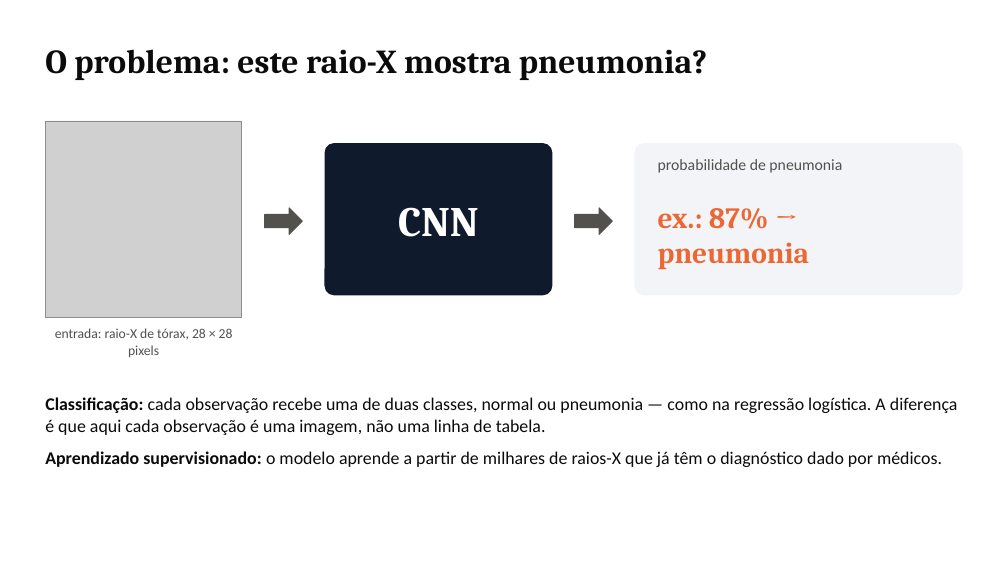
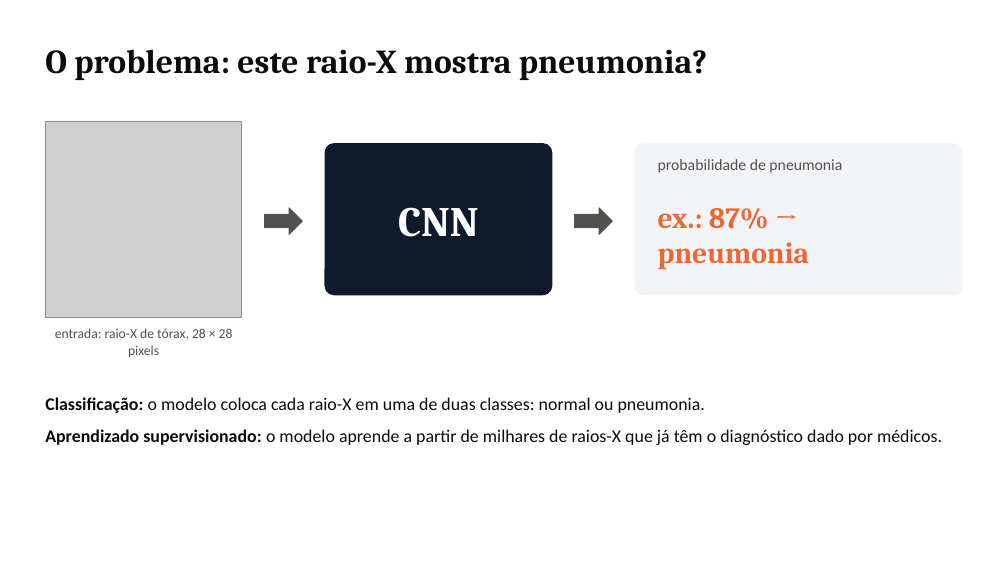
Before and after one commit to DaviPac/topicos-avancados-ia, a slide deck: slide 3 of code/cnn-pneumonia-r/slides/videoaula_cnn_r.pptx. Drawn at 1008x567 pixels with LibreOffice and Linux fonts; fonts in the diff are those of the drawing; grey boxes stand for pictures. Boxes give left, top, right and bottom in pixels: in the first picture for what was removed or moved away, otherwise in the second. Text is boxed around its words. In the diff, an @@ line names an element or a change of style, - is before the commit and + after.

```diff
--- a/code/cnn-pneumonia-r/slides/videoaula_cnn_r.pptx
+++ b/code/cnn-pneumonia-r/slides/videoaula_cnn_r.pptx
@@ text at [45, 397, 705, 413]: text changed @@
-Classificação: cada observação recebe uma de duas classes, normal ou pneumonia — como na regressão logística. A diferença é que aqui cada observação é uma imagem, não uma linha de tabela.
+Classificação: o modelo coloca cada raio-X em uma de duas classes: normal ou pneumonia.
```
Also in this commit, not shown: 7 other slides changed, 2 other files.
